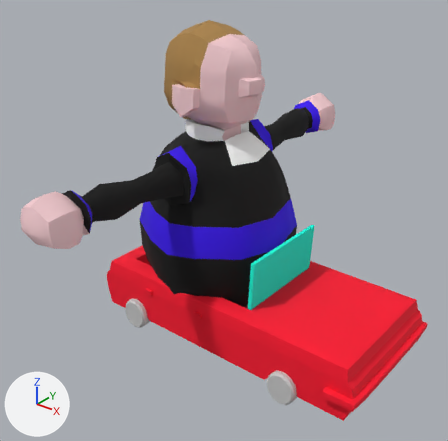
Renders of the FBX model Assets/Meshs/CHAR_Hero.FBX from each side of a commit.
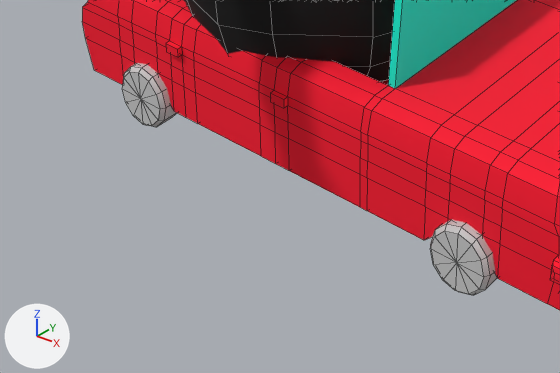
Each version is shown whole from a 50 mm lens placed at (1.86, -2.65, 2.28), pointed at (-0.13, -0.17, 0.75), then close up on the part from 15% to 73% of the width and 61% to 100% of the height. Arrows for +X, +Y and +Z are at lower left; the lights stay in place. The close-ups show mesh edges as thin lines. Where no turn or scale is listed for an object, it has been applied to the vertices.

Names of what the first close-up shows: 'CHAR_Playable'.
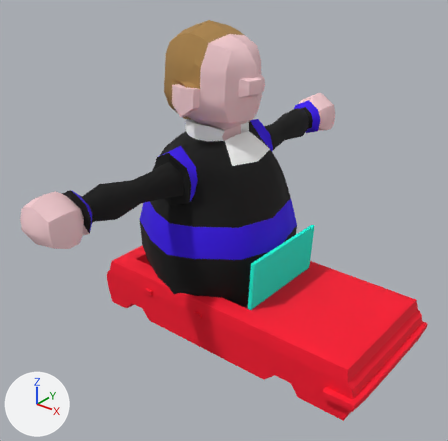
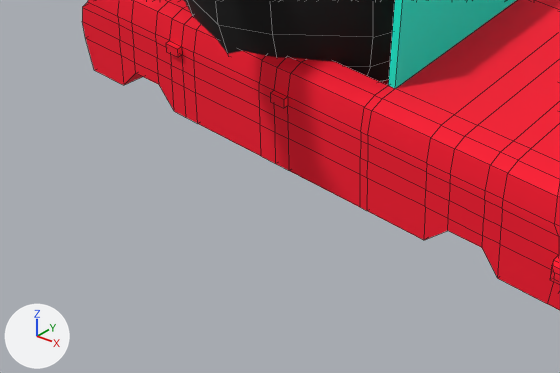
The newer file is also rescaled (x2.451), turned or shifted as a whole; pictures and numbers use the older file's frame.

Location of each change, (x1, y1, x2, y2) in pixels of the close-ups (560 x 373 px):
part 1 of me_mesh, deleted
    before: (122, 63, 176, 127)
part 2 of me_mesh, deleted
    before: (430, 220, 497, 295)

The change, as a list of edits to the scene's bpy script:
```text
Change me_mesh:
    where me_mesh.from_pydata(...)  # 1349 vertices, 1366 faces; spans x -0.92..0.92, y -1.27..1.28, z -0.07..1.8
    used by ob_char_playable; location = (0.0, 0.0, 0.0)
    remove me_mesh.materials.append(mat_material__47)  # light grey #cacaca
    me_mesh part 1: the loose piece of 122 vertices spanning x -0.73..-0.54, y -0.44..0.45, z -0.07..0.13 is deleted
    me_mesh part 2: the loose piece of 122 vertices spanning x 0.38..0.57, y -0.45..0.44, z -0.07..0.13 is deleted
```
